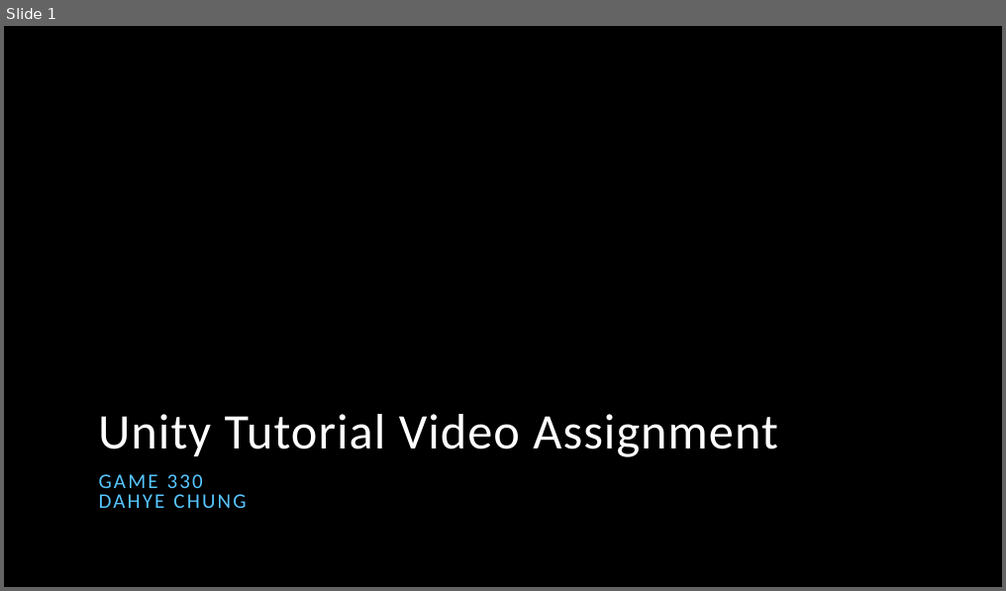
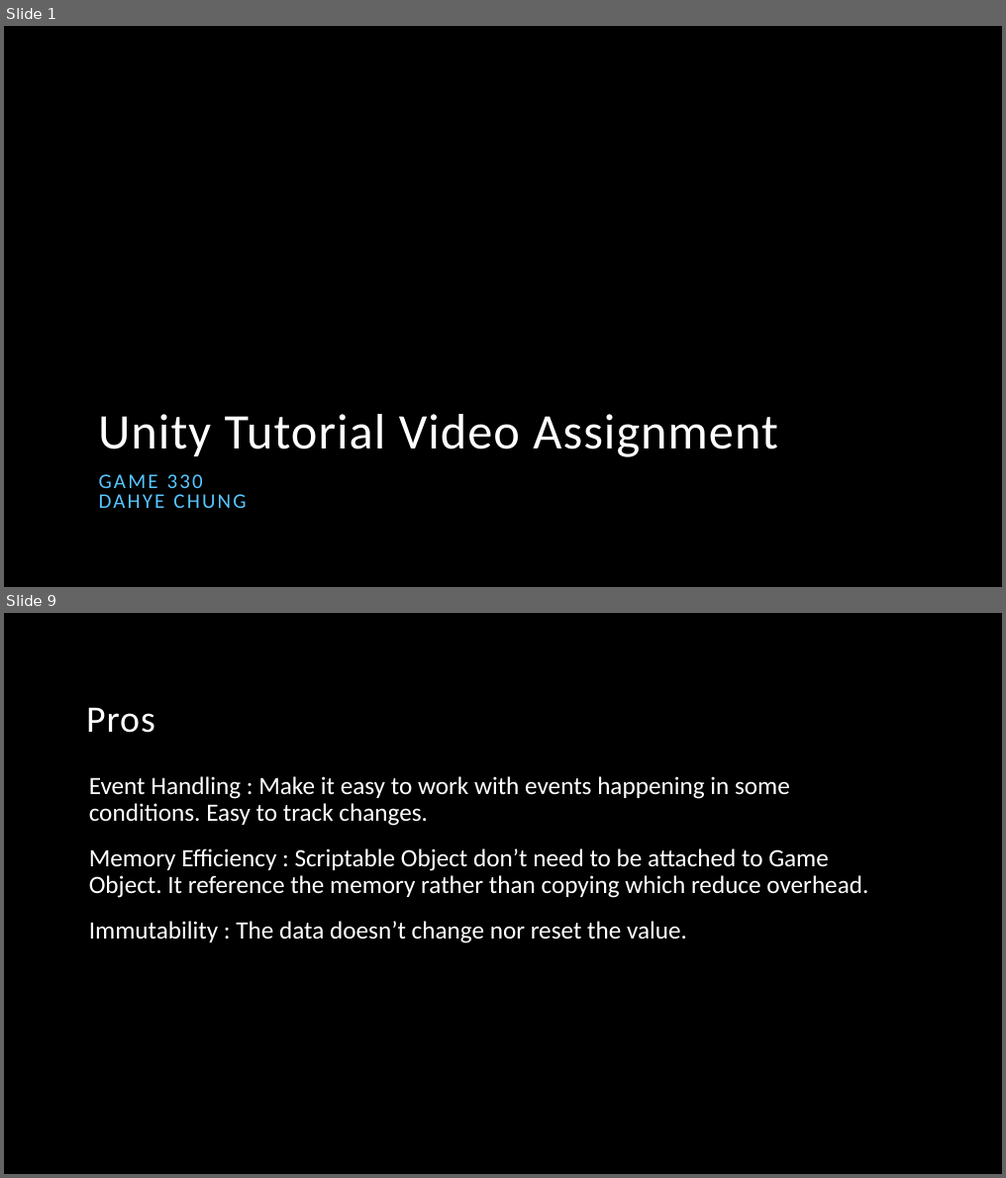
Before and after one commit to DahyeChung/2023Fall, a slide deck: Game 330 Unity/Unity Tutorial/Scriptable Object Tutorial.pptx. Shown one above the other, each under a label of ours: slide 1 before the commit, slides 1 and 9 after it; the slides between them are not shown. The pictures are 1006x591 and 1006x1178 pixels, drawn with LibreOffice and Linux fonts; fonts in the diff are those of the drawing; background and template pictures are left out. Boxes give left, top, right and bottom in pixels: in the first picture for what was removed or moved away, otherwise in the second. Text is boxed around its words. In the diff, an @@ line names an element or a change of style, - is before the commit and + after.

```diff
--- a/Game 330 Unity/Unity Tutorial/Scriptable Object Tutorial.pptx
+++ b/Game 330 Unity/Unity Tutorial/Scriptable Object Tutorial.pptx
@@ slide 9 added at (4, 613, 1002, 1174), background picture (left out) @@
@@ title added at (86, 707, 155, 733), 36 pt, text #FFFFFF @@
+Pros
@@ text added at (89, 776, 868, 944), 24 pt, text #FFFFFF @@
+Event Handling : Make it easy to work with events happening in some conditions. Easy to track changes.
+Memory Efficiency : Scriptable Object don’t need to be attached to Game Object. It reference the memory rather than copying which reduce overhead.
+Immutability : The data doesn’t change nor reset the value.
```
Also in this commit, not shown: 1 slide changed, 7 other slides added, 5 slides removed, 3 other files.
